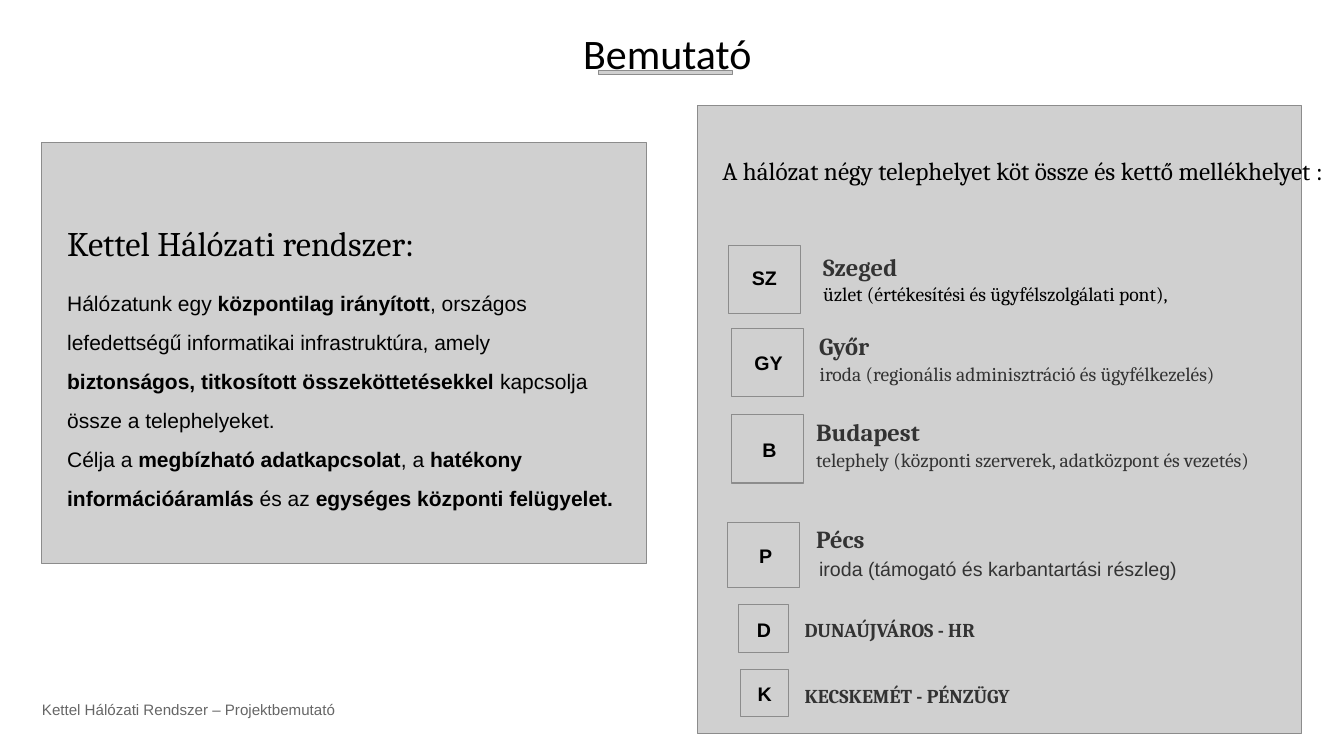
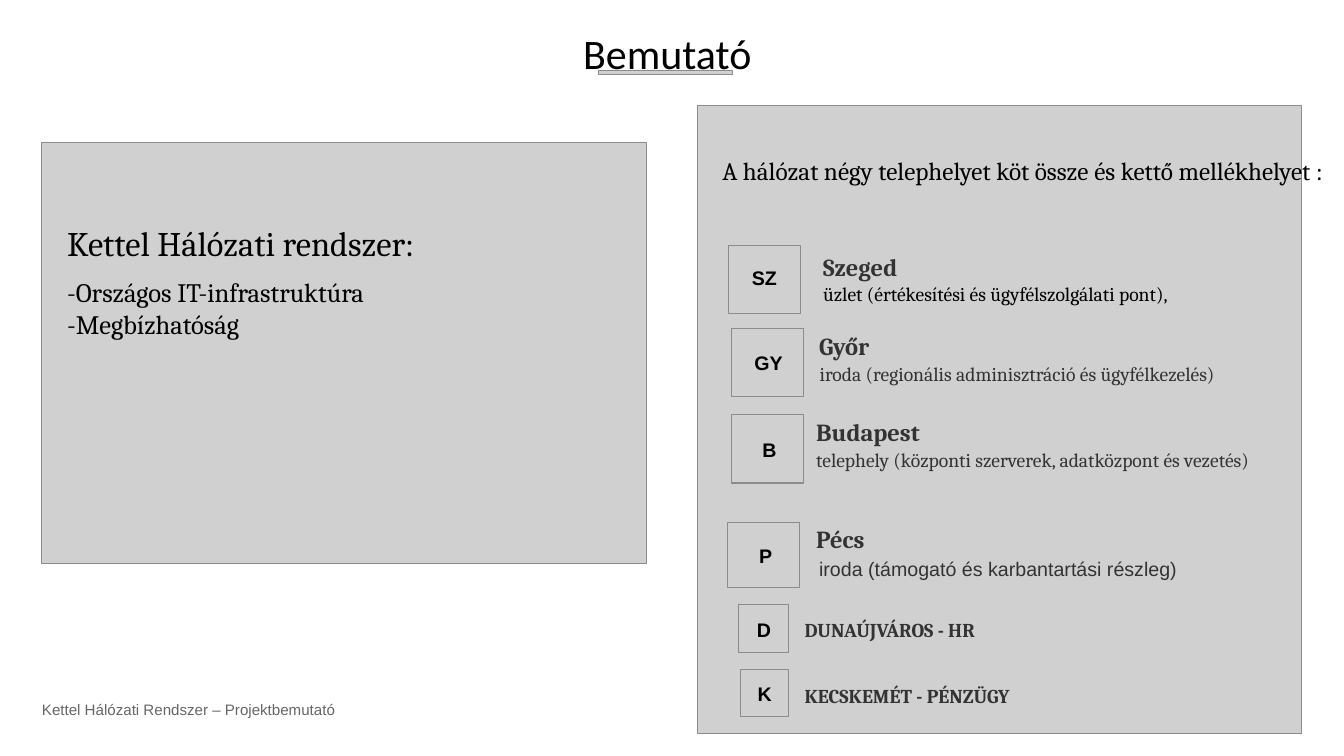
Before and after one commit to Malex800/Kettel, a slide deck: slide 2 of Kettel Hálózati Rendszer_HU.pptx. Drawn at 1344x756 pixels with LibreOffice and Linux fonts; fonts in the diff are those of the drawing; grey boxes stand for pictures; background and template pictures are left out. Boxes give left, top, right and bottom in pixels: in the first picture for what was removed or moved away, otherwise in the second. Text is boxed around its words. In the diff, an @@ line names an element or a change of style, - is before the commit and + after.

```diff
--- a/Kettel Hálózati Rendszer_HU.pptx
+++ b/Kettel Hálózati Rendszer_HU.pptx
@@ text at bbox=[67, 283, 364, 340]: text changed; size 15 to 19 pt; font Arial to Cambria; bold off @@
-Hálózatunk egy központilag irányított, országos lefedettségű informatikai infrastruktúra, amely biztonságos, titkosított összeköttetésekkel kapcsolja össze a telephelyeket.
-Célja a megbízható adatkapcsolat, a hatékony információáramlás és az egységes központi felügyelet.
+-Országos IT-infrastruktúra
+-Megbízhatóság
```
